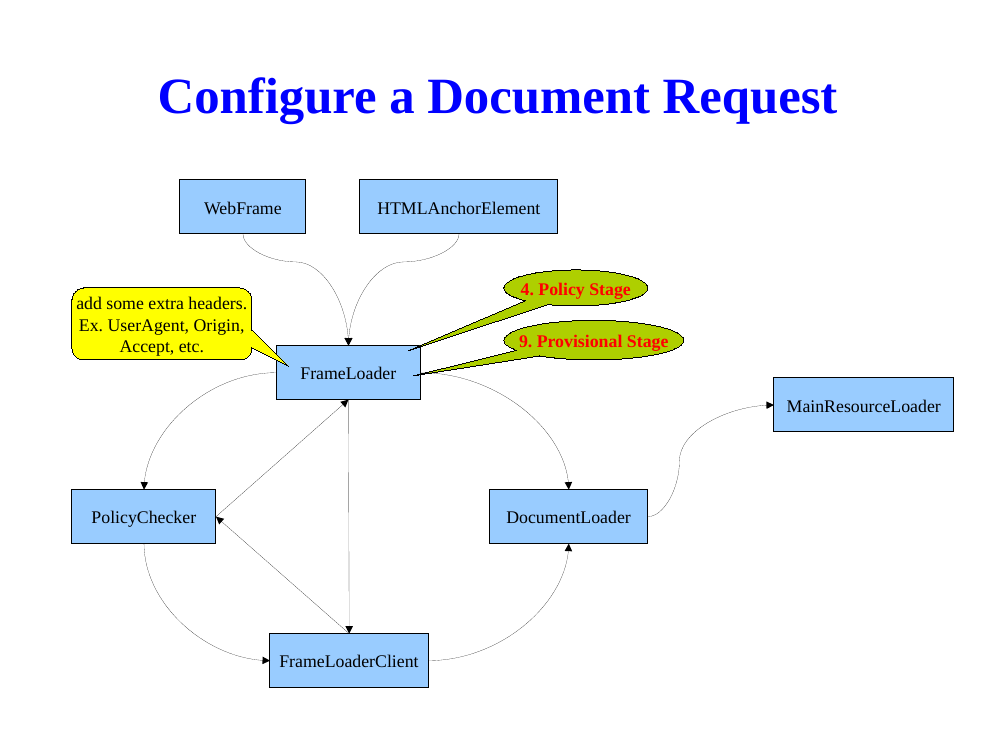
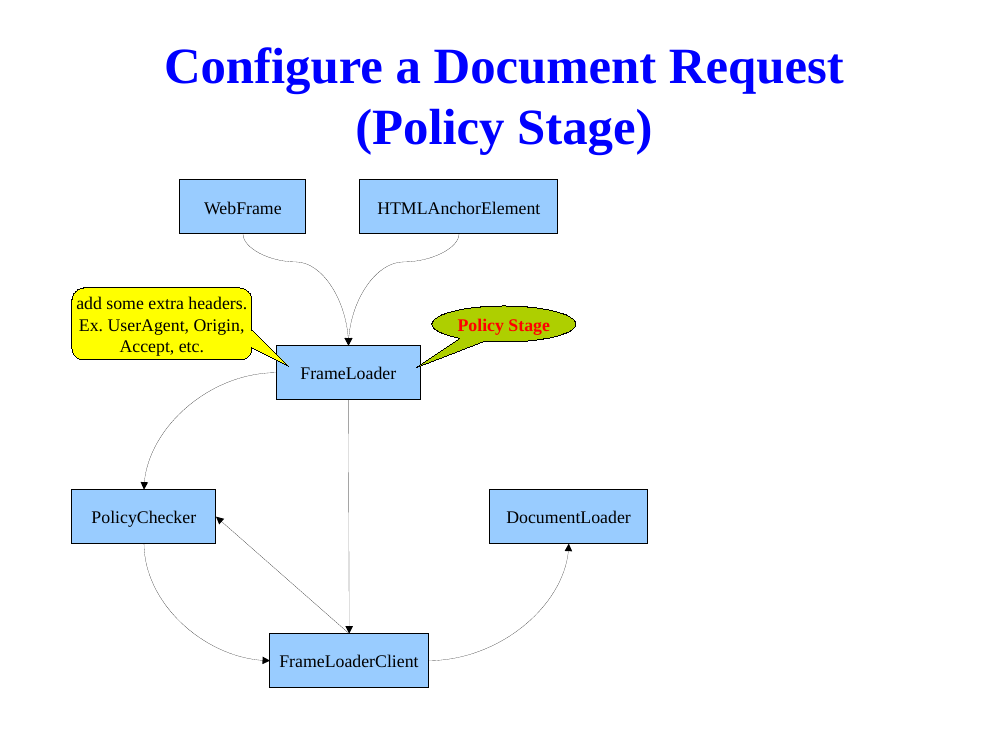
Before and after one commit to tsaicw/browser_research, a slide deck: slide 46 of WebKit/WebKit.odp. Drawn at 1008x756 pixels with LibreOffice and Linux fonts; fonts in the diff are those of the drawing; background and template pictures are left out. Boxes give left, top, right and bottom in pixels: in the first picture for what was removed or moved away, otherwise in the second. Text is boxed around its words. In the diff, an @@ line names an element or a change of style, - is before the commit and + after.

Commit message:
[WebKit]   Break "Configure a Document Request" page into two(Policy and Provisional stages).   Create the "Navigation Policy Check in Android" page.

```diff
--- a/WebKit/WebKit.odp
+++ b/WebKit/WebKit.odp
@@ title at [164, 47, 844, 154]: text changed @@
-Configure a Document Request
+Configure a Document Request
+(Policy Stage)
@@ speech bubble "Policy Stage": place and size @@
-speech bubble "Policy Stage" at [504, 270, 648, 306]
+speech bubble "Policy Stage" at [432, 306, 575, 342]
@@ speech bubble "Policy Stage" at [432, 306, 575, 342]: proportions changed @@
@@ text in speech bubble at [458, 318, 550, 335]: text changed @@
-4. Policy Stage
+Policy Stage
@@ speech bubble removed at [504, 320, 684, 359] @@
-9. Provisional Stage
@@ curved arrow removed from (421, 372) to (569, 489) @@
@@ rectangle removed at [774, 378, 954, 432] @@
-MainResourceLoader
@@ arrow removed from (216, 517) to (349, 400) @@
@@ curved arrow removed from (649, 517) to (774, 405) @@
```
Also in this commit, not shown: 2 slides added.
